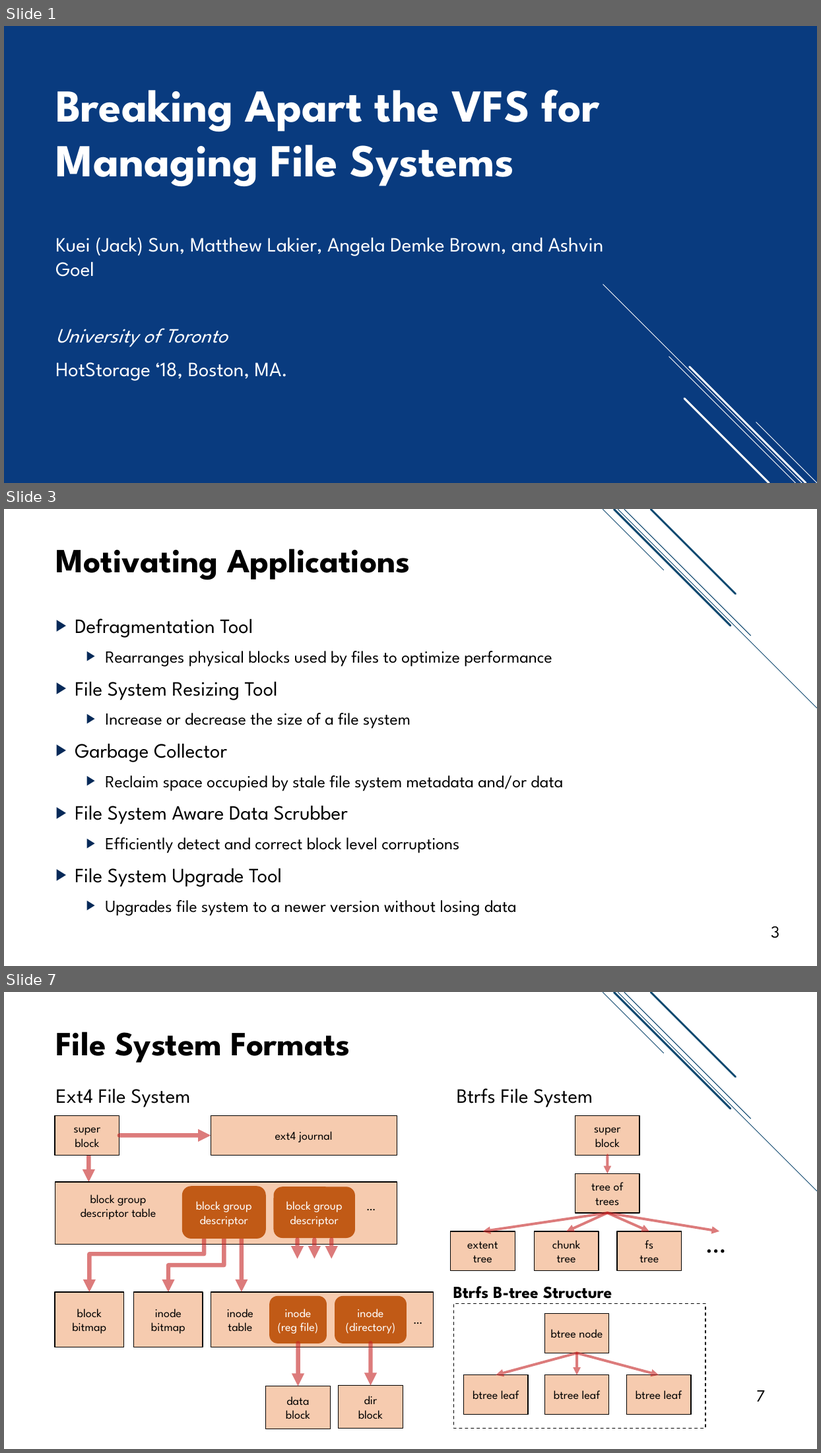
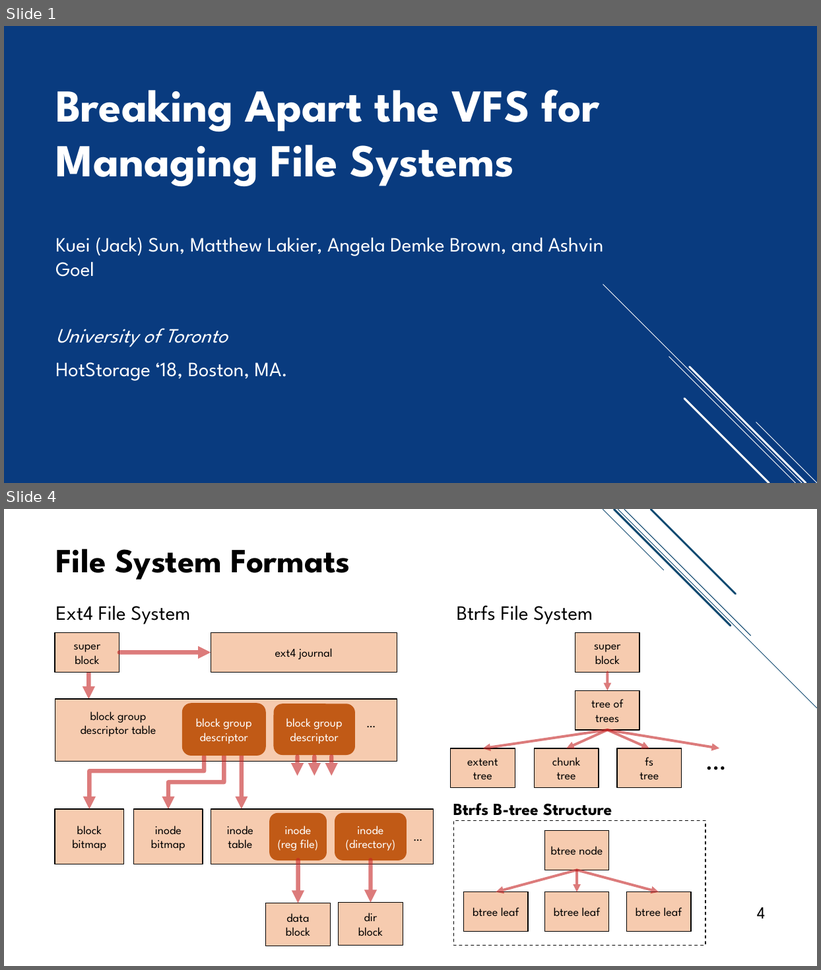
Before and after one commit to jacksun007/evfs-paper, a slide deck: slide/evfs_talk.pptx. Shown one above the other, each under a label of ours: slides 1, 3 and 7 before the commit, slides 1 and 4 after it; the slides between them are not shown. The pictures are 821x1453 and 821x970 pixels, drawn with LibreOffice and Linux fonts; fonts in the diff are those of the drawing. Boxes give left, top, right and bottom in pixels: in the first picture for what was removed or moved away, otherwise in the second. Text is boxed around its words. In the diff, an @@ line names an element or a change of style, - is before the commit and + after.

```diff
--- a/slide/evfs_talk.pptx
+++ b/slide/evfs_talk.pptx
@@ slide 3 removed at (4, 509, 817, 966), background #FFFFFF; not listed: 5 template elements that a slide beside it also shows @@
@@ title removed at (55, 549, 411, 580) @@
-Motivating Applications
@@ text removed at (75, 619, 563, 916) @@
-▶ Defragmentation Tool
-  ▶ Rearranges physical blocks used by files to optimize performance
-▶ File System Resizing Tool
-  ▶ Increase or decrease the size of a file system
-▶ Garbage Collector
-  ▶ Reclaim space occupied by stale file system metadata and/or data
-▶ File System Aware Data Scrubber
-  ▶ Efficiently detect and correct block level corruptions
-▶ File System Upgrade Tool
-  ▶ Upgrades file system to a newer version without losing data
@@ page number removed at (771, 926, 780, 939) @@
-3
@@ what was slide 7 is now slide 4 @@
@@ page number at (757, 908, 766, 919): text changed @@
-7
+4
```
Also in this commit, not shown: 7 slides changed, 1 slide added, 2 other slides removed.
